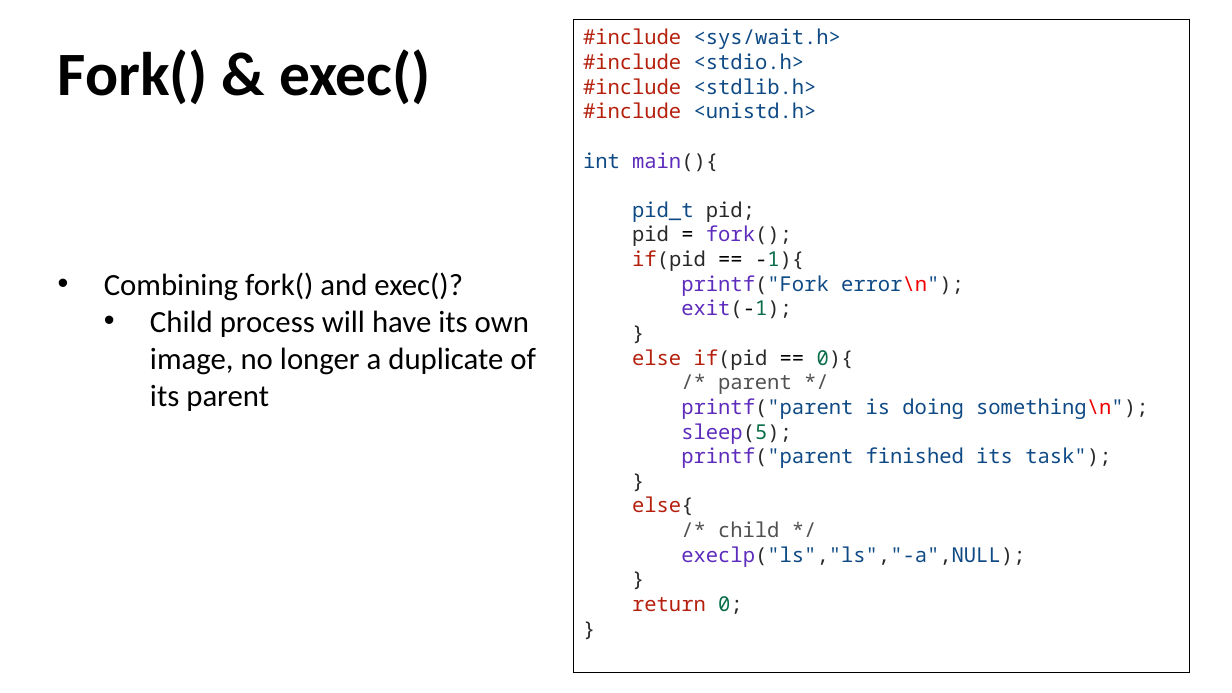
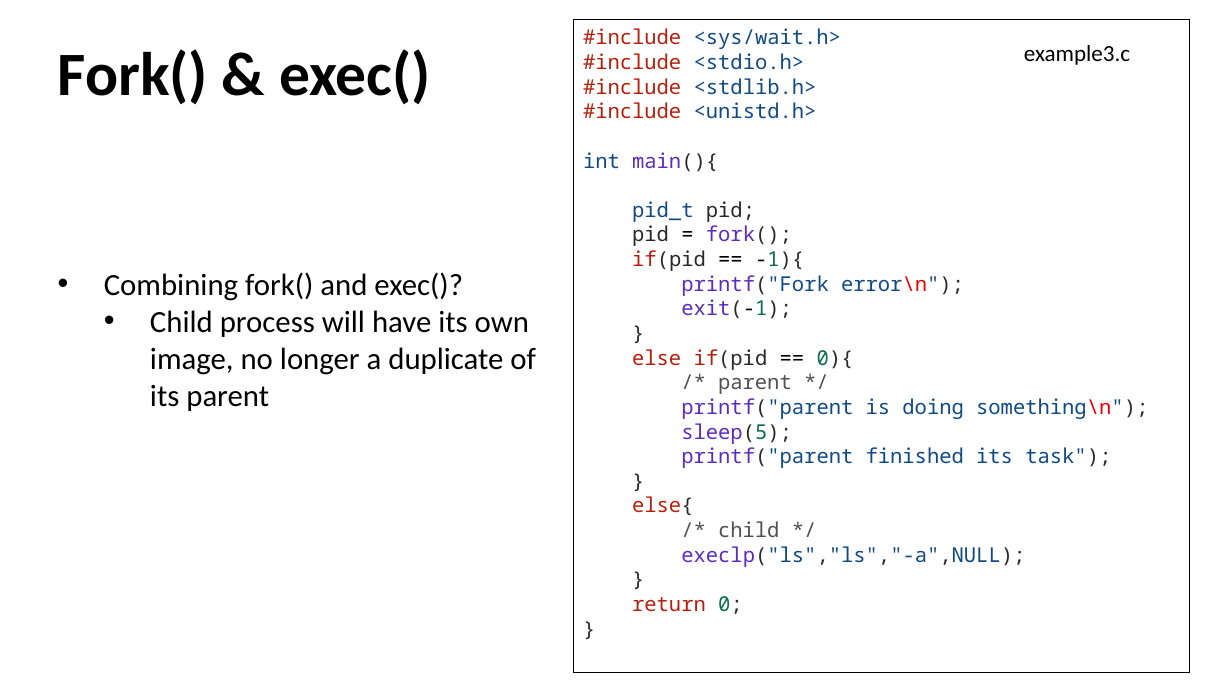
Before and after one commit to henryhxu/CSCI3150, a slide deck: slide 5 of tutorial/T03/tut03.pptx. Drawn at 1232x693 pixels with LibreOffice and Linux fonts; fonts in the diff are those of the drawing. Boxes give left, top, right and bottom in pixels: in the first picture for what was removed or moved away, otherwise in the second. Text is boxed around its words. In the diff, an @@ line names an element or a change of style, - is before the commit and + after.

```diff
--- a/tutorial/T03/tut03.pptx
+++ b/tutorial/T03/tut03.pptx
@@ text added at <box>1024,45,1130,65</box>, 18 pt, text #000000 @@
+example3.c
```
Also in this commit, not shown: 3 other slides changed.
